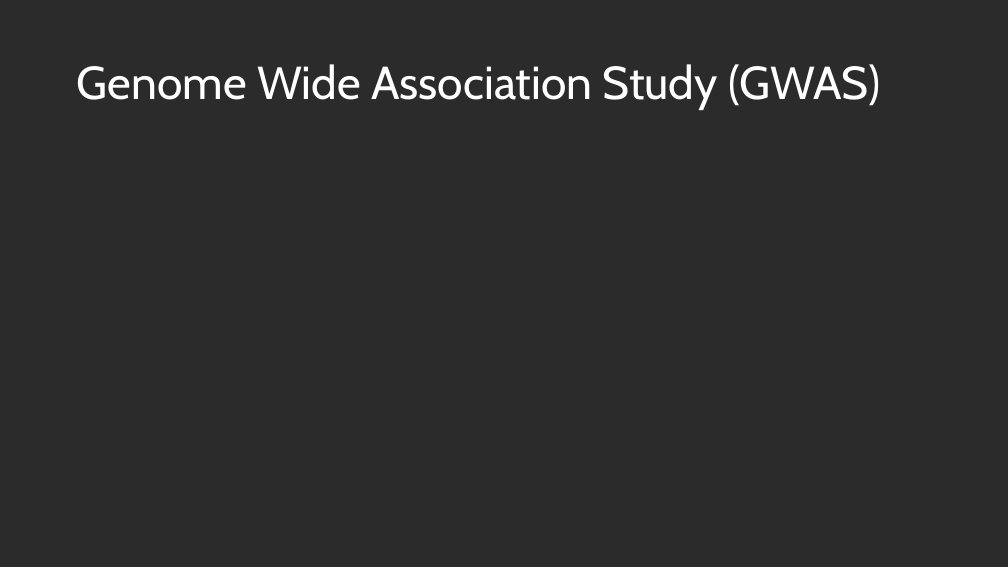
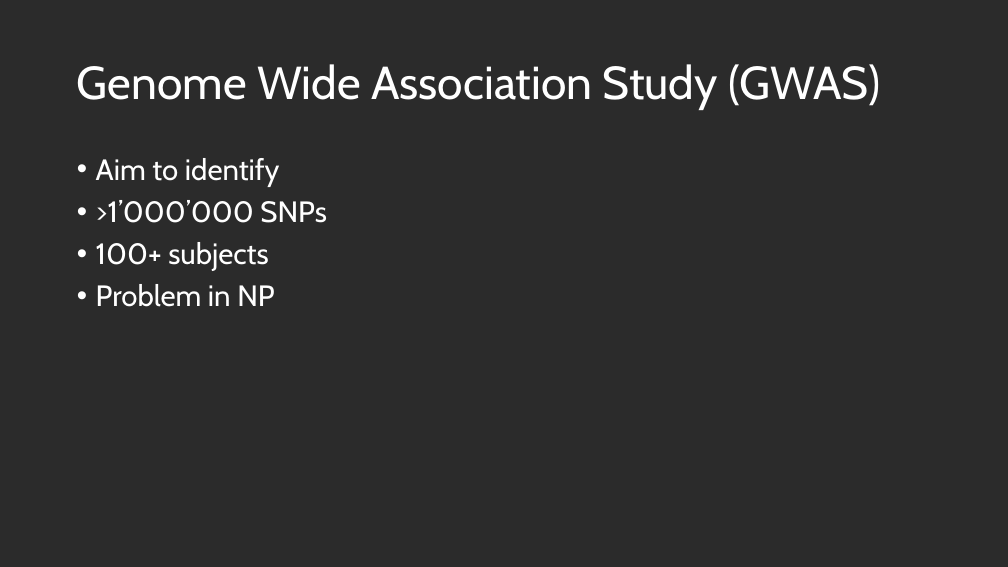
Before and after one commit to us-ja/GWAS_Internship_2025, a slide deck: slide 3 of Presentation/End_of_internship.pptx. Drawn at 1008x567 pixels with LibreOffice and Linux fonts; fonts in the diff are those of the drawing; background and template pictures are left out; a plain dark background stands for a picture behind light text. Boxes give left, top, right and bottom in pixels: in the first picture for what was removed or moved away, otherwise in the second. Text is boxed around its words. In the diff, an @@ line names an element or a change of style, - is before the commit and + after.

```diff
--- a/Presentation/End_of_internship.pptx
+++ b/Presentation/End_of_internship.pptx
@@ text added at <box>96,158,327,307</box>, 28 pt, text #FFFFFF @@
+• Aim to identify
+• >1’000’000 SNPs
+• 100+ subjects
+• Problem in NP
```
Also in this commit, not shown: 4 other slides changed, 3 slides added, 2 slides removed.
